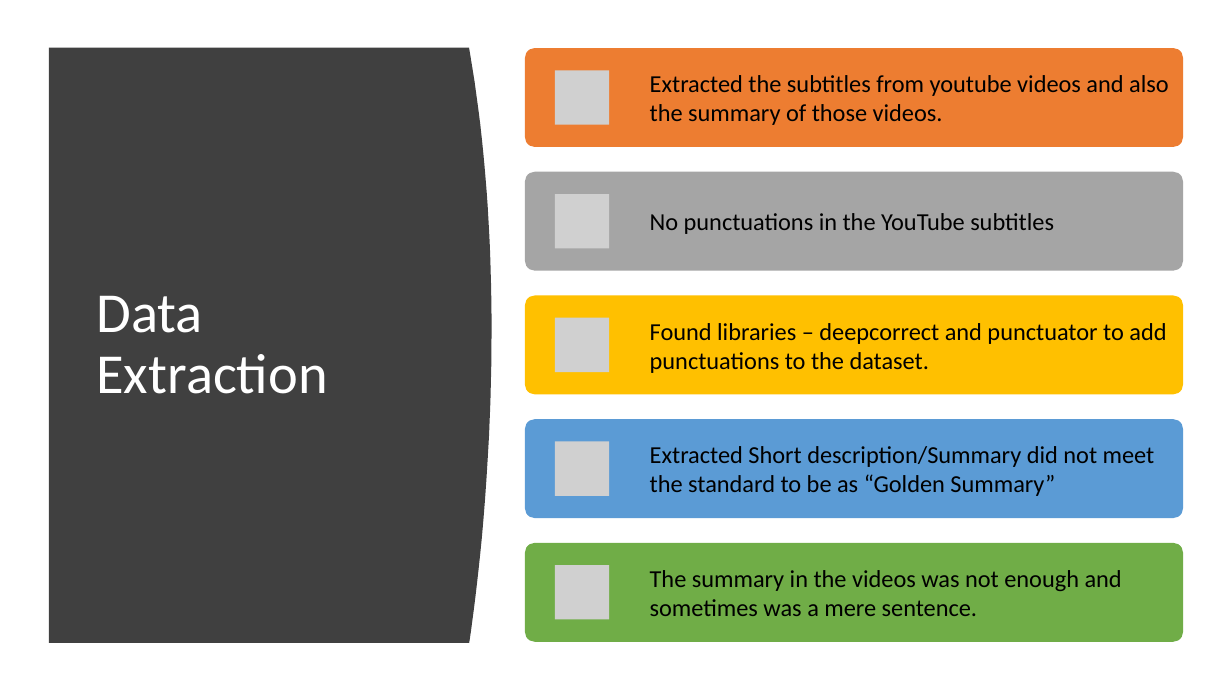
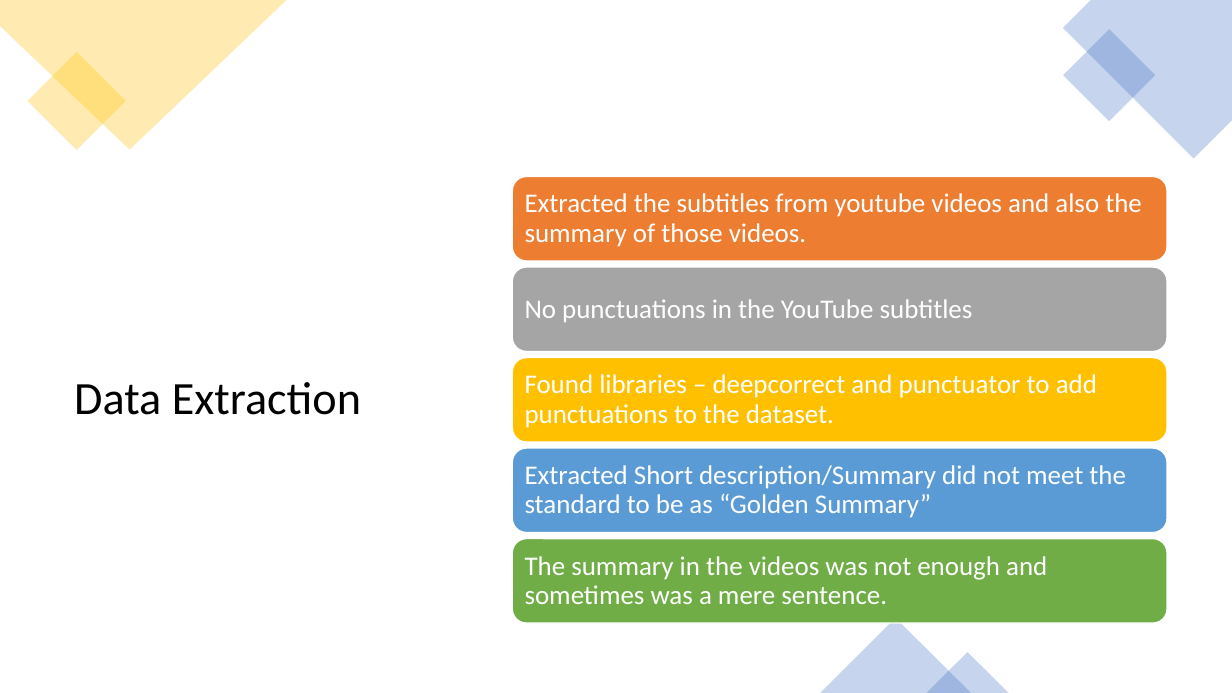
Before and after one commit to karthikktamilmani/Text_Summarization, a slide deck: slide 2 of presentation/p_09.pptx. Drawn at 1232x693 pixels with LibreOffice and Linux fonts; fonts in the diff are those of the drawing; grey boxes stand for pictures. Boxes give left, top, right and bottom in pixels: in the first picture for what was removed or moved away, otherwise in the second. Text is boxed around its words. In the diff, an @@ line names an element or a change of style, - is before the commit and + after.

Commit message:
latest presentation

```diff
--- a/presentation/p_09.pptx
+++ b/presentation/p_09.pptx
@@ freeform shape added at box(0, 0, 287, 150), fill #FFC000 at 30% opacity @@
@@ freeform shape added at box(1063, 0, 1232, 159), fill #4472C4 at 30% opacity @@
@@ rectangle added at box(1063, 29, 1156, 122), fill #4472C4 at 30% opacity @@
@@ rectangle added at box(27, 52, 125, 150), fill #FFC000 at 30% opacity @@
@@ freeform shape removed at box(49, 48, 492, 643) @@
@@ title "Data Extraction": place and size @@
-title "Data Extraction" at box(96, 295, 327, 394)
+title "Data Extraction" at box(74, 382, 361, 415)
@@ title "Data Extraction" at box(74, 382, 361, 415): size 44 to 36 pt, text colour #FFFFFF to #000000 @@
@@ rounded rectangle: place and size @@
-rounded rectangle at box(525, 172, 1183, 271)
+rounded rectangle at box(513, 177, 1168, 261)
@@ rounded rectangle at box(513, 177, 1168, 261): fill #A5A5A5 to #ED7D31; outline none to #FFFFFF 1 pt; proportions changed @@
@@ size 19 to 21 pt, text colour #000000 to #FFFFFF; line spacing 1 to 0.9 in 5 elements at box(525, 556, 1047, 604), box(525, 465, 1126, 518), box(525, 374, 1097, 428), box(525, 299, 973, 322), box(525, 193, 1142, 247) @@
@@ text "Extracted the subtitles from youtube ...": place and size @@
-text "Extracted the subtitles from youtube ..." at box(650, 75, 1169, 125)
+text "Extracted the subtitles from youtube ..." at box(525, 193, 1142, 247)
@@ rounded rectangle: place and size @@
-rounded rectangle at box(525, 296, 1183, 395)
+rounded rectangle at box(513, 267, 1168, 351)
@@ rounded rectangle at box(513, 267, 1168, 351): fill #FFC000 to #A5A5A5; outline none to #FFFFFF 1 pt; proportions changed @@
@@ text "No punctuations in the YouTube ...": place and size @@
-text "No punctuations in the YouTube ..." at box(650, 213, 1054, 234)
+text "No punctuations in the YouTube ..." at box(525, 299, 973, 322)
@@ rounded rectangle added at box(513, 358, 1168, 442), fill #FFC000, outline #FFFFFF 1 pt @@
@@ text "Found libraries – deepcorrect and ...": place and size @@
-text "Found libraries – deepcorrect and ..." at box(650, 323, 1166, 373)
+text "Found libraries – deepcorrect and ..." at box(525, 374, 1097, 428)
@@ rounded rectangle at box(513, 448, 1168, 532): outline none to #FFFFFF 1 pt; proportions changed @@
@@ rounded rectangle: place and size @@
-rounded rectangle at box(525, 420, 1183, 518)
+rounded rectangle at box(513, 448, 1168, 532)
@@ text "Extracted Short description/Summary did not ...": place and size @@
-text "Extracted Short description/Summary did not ..." at box(650, 446, 1155, 496)
+text "Extracted Short description/Summary did not ..." at box(525, 465, 1126, 518)
@@ rounded rectangle: place and size @@
-rounded rectangle at box(525, 543, 1183, 642)
+rounded rectangle at box(513, 539, 1168, 623)
@@ rounded rectangle at box(513, 539, 1168, 623): outline none to #FFFFFF 1 pt; proportions changed @@
@@ text "The summary in the videos ...": place and size @@
-text "The summary in the videos ..." at box(650, 570, 1122, 616)
+text "The summary in the videos ..." at box(525, 556, 1047, 604)
@@ group removed at box(525, 48, 1183, 620): 5 pictures, 1 rounded rectangle @@
@@ triangle added at box(821, 618, 971, 693), fill #4472C4 at 30% opacity @@
@@ triangle added at box(927, 653, 1009, 693), fill #4472C4 at 30% opacity @@
```
Also in this commit, not shown: 6 other slides changed, 3 slides added, 2 slides removed.
